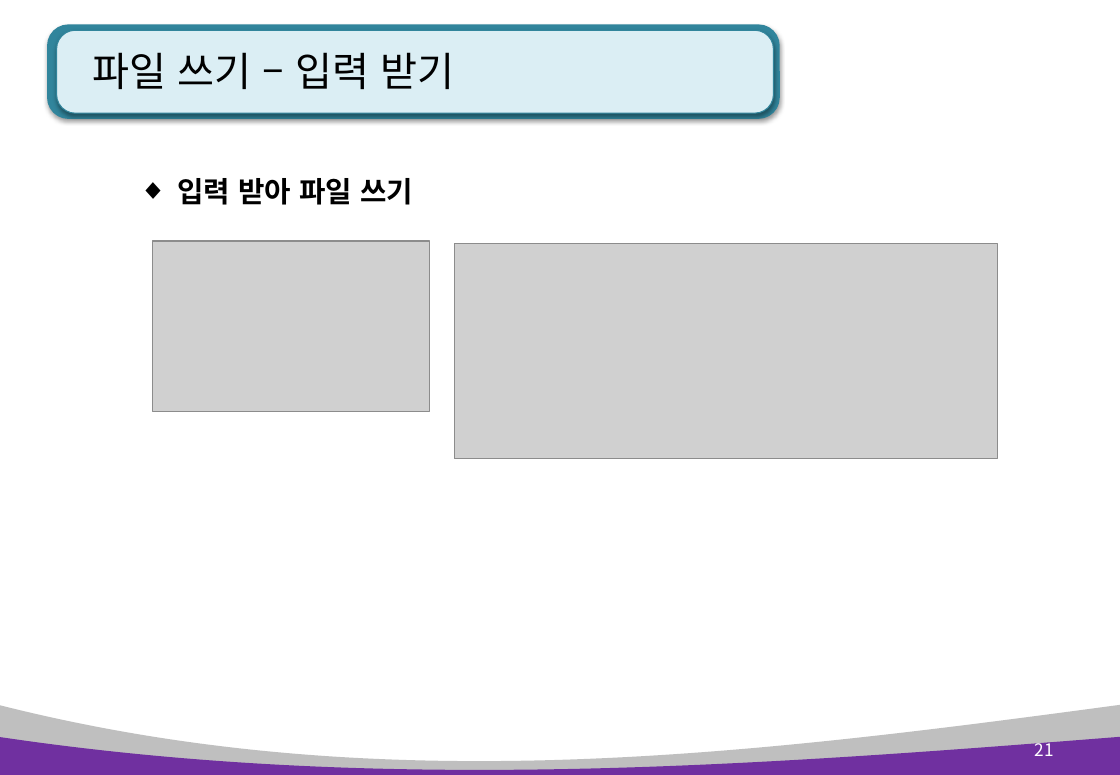
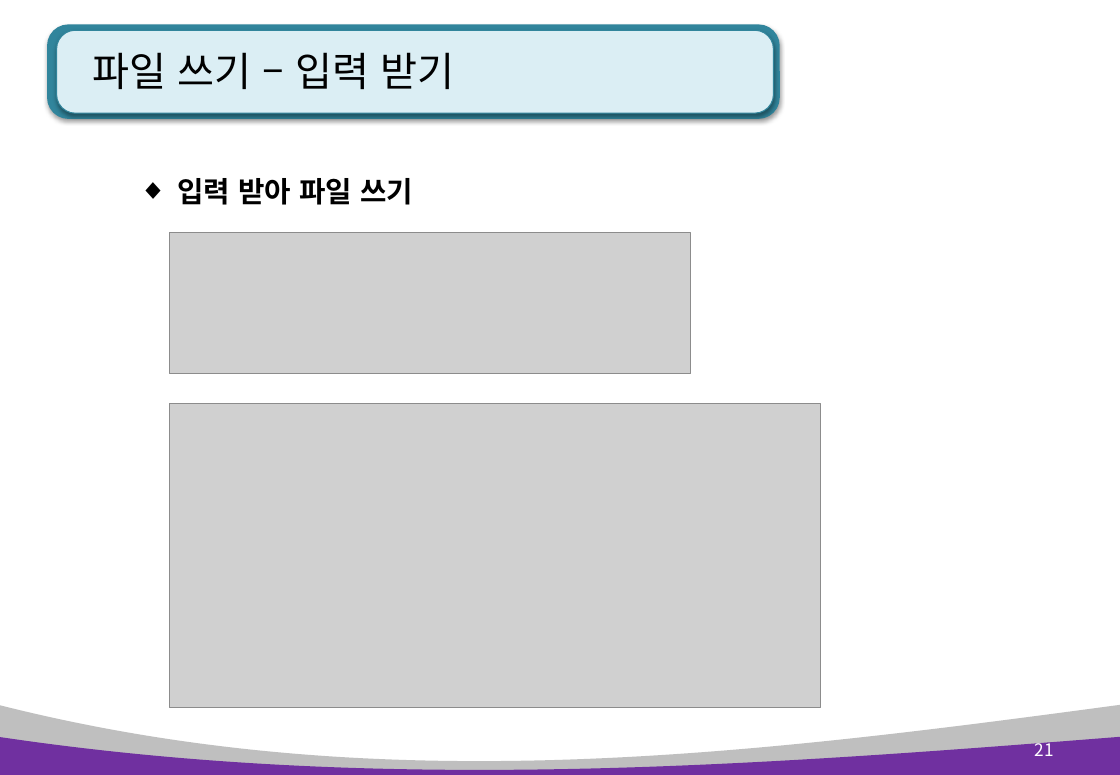
Before and after one commit to kiyongee2/green_pyworks, a slide deck: slide 21 of python_ppt_2023/Python 8장. 예외처리, 파일입출력.pptx. Drawn at 1120x775 pixels with LibreOffice and Linux fonts; fonts in the diff are those of the drawing; grey boxes stand for pictures. Boxes give left, top, right and bottom in pixels: in the first picture for what was removed or moved away, otherwise in the second. Text is boxed around its words. In the diff, an @@ line names an element or a change of style, - is before the commit and + after.

```diff
--- a/python_ppt_2023/Python 8장. 예외처리, 파일입출력.pptx
+++ b/python_ppt_2023/Python 8장. 예외처리, 파일입출력.pptx
@@ picture added at [170,233,692,373] @@
@@ picture removed at [153,241,429,412] @@
@@ picture removed at [454,244,997,460] @@
@@ picture added at [170,404,821,708] @@
```
Also in this commit, not shown: 11 other slides changed, 1 slide removed, 11 other files.
